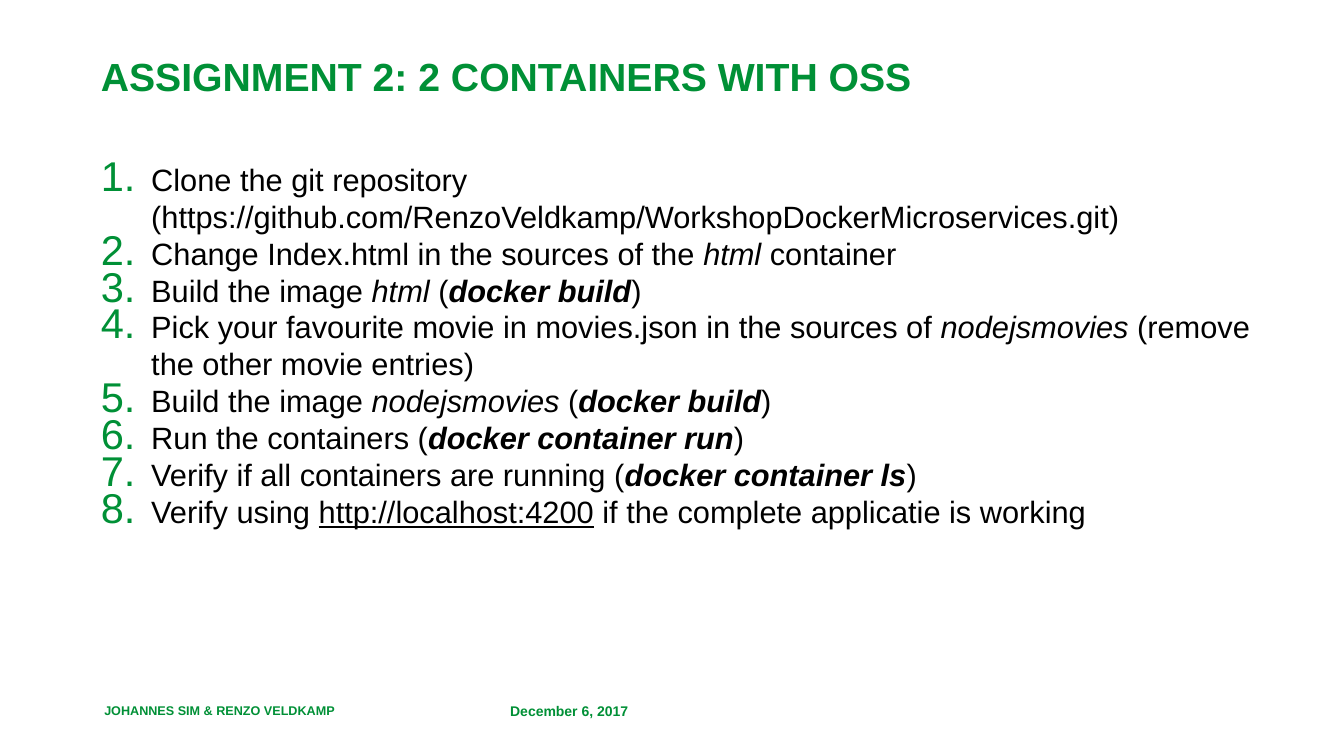
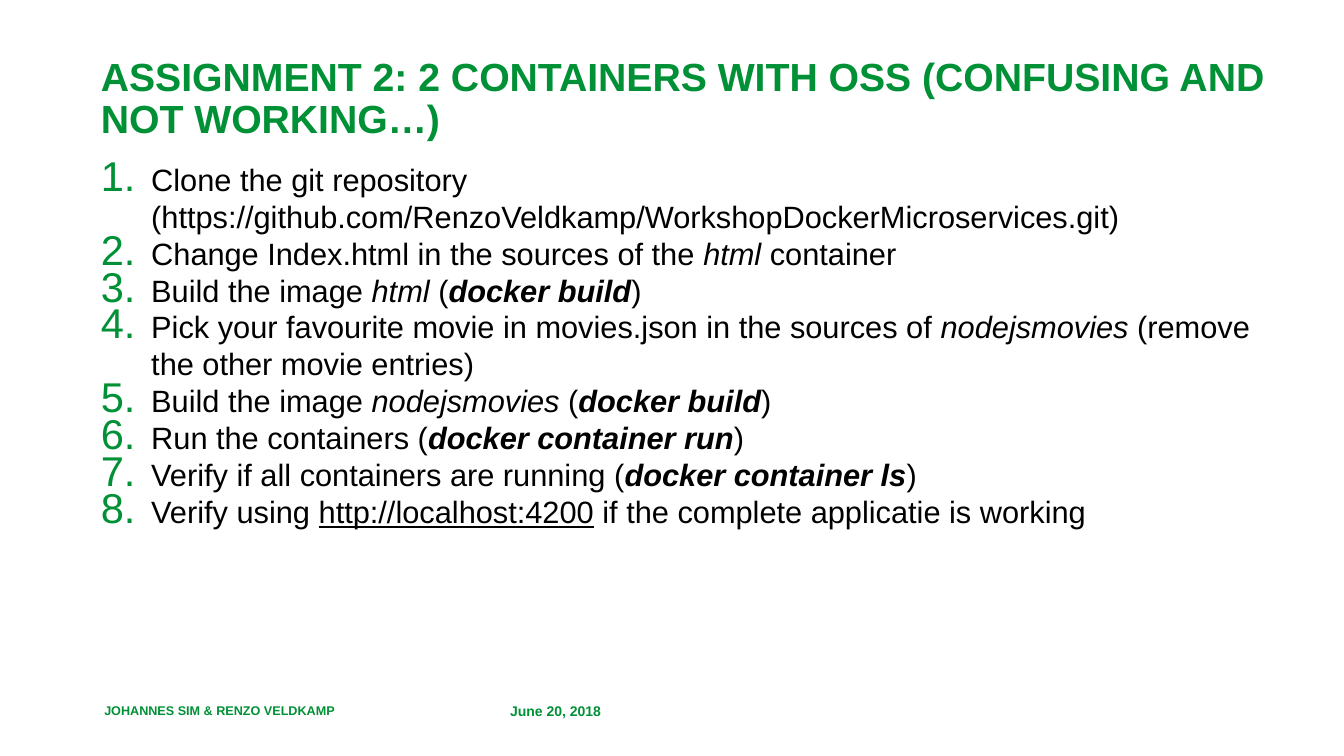
Before and after one commit to RenzoVeldkamp/MicroContainer, a slide deck: slide 8 of Workshop/Opdrachten.pptx (slide 4 before the commit). Drawn at 1344x756 pixels with LibreOffice and Linux fonts; fonts in the diff are those of the drawing; background and template pictures are left out. Boxes give left, top, right and bottom in pixels: in the first picture for what was removed or moved away, otherwise in the second. Text is boxed around its words. In the diff, an @@ line names an element or a change of style, - is before the commit and + after.

```diff
--- a/Workshop/Opdrachten.pptx
+++ b/Workshop/Opdrachten.pptx
@@ title at [101,62,1264,141]: text changed @@
-ASSIGNMENT 2: 2 CONTAINERS WITH OSS
+ASSIGNMENT 2: 2 CONTAINERS WITH OSS (CONFUSING AND NOT WORKING…)
@@ text at [510,706,601,719]: text changed @@
-December 6, 2017
+June 20, 2018
```
Also in this commit, not shown: 4 other slides changed.
